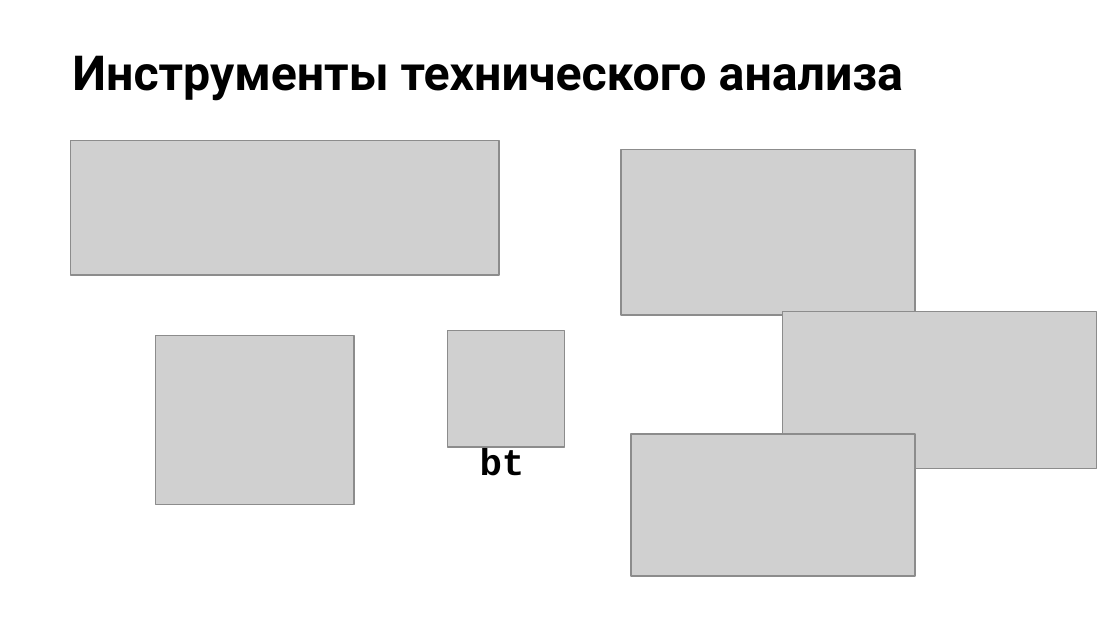
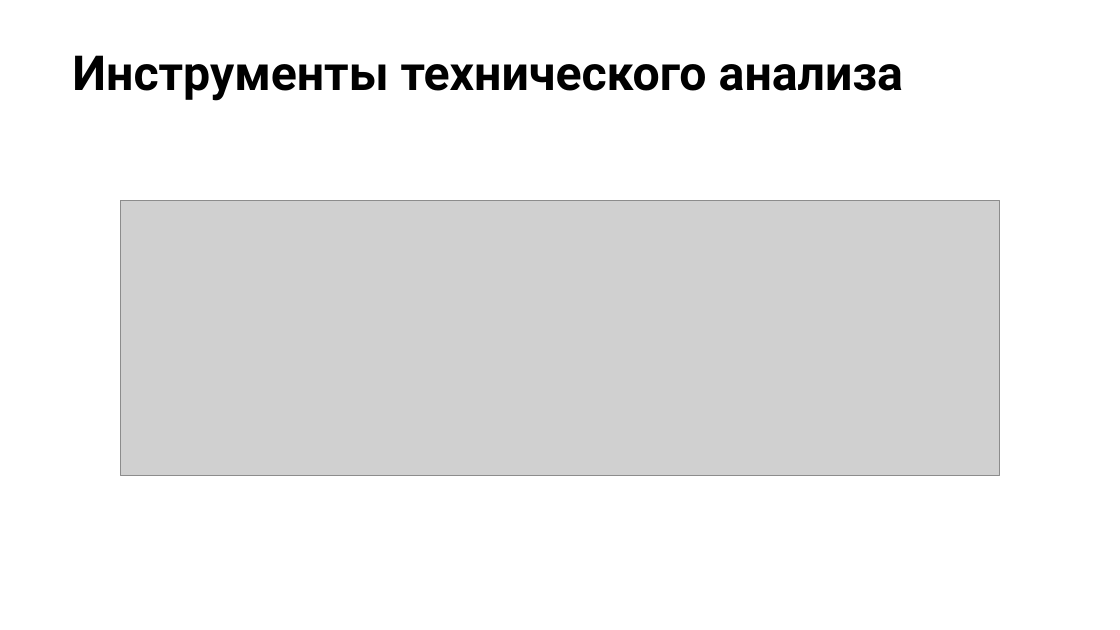
Before and after one commit to stureiko/Otus_lectures, a slide deck: slide 40 of FinML/Open_lesson_graph_patterns/Presentation/Graph_patterns.pptx (slide 36 before the commit). Drawn at 1120x630 pixels with LibreOffice and Linux fonts; fonts in the diff are those of the drawing; grey boxes stand for pictures; background and template pictures are left out. Boxes give left, top, right and bottom in pixels: in the first picture for what was removed or moved away, otherwise in the second. Text is boxed around its words. In the diff, an @@ line names an element or a change of style, - is before the commit and + after.

```diff
--- a/FinML/Open_lesson_graph_patterns/Presentation/Graph_patterns.pptx
+++ b/FinML/Open_lesson_graph_patterns/Presentation/Graph_patterns.pptx
@@ picture removed at <box>620,150,915,316</box> @@
@@ picture: place and size @@
-picture at <box>71,141,500,276</box>
+picture at <box>120,200,999,476</box>
@@ picture removed at <box>783,311,1096,468</box> @@
@@ picture removed at <box>156,336,354,505</box> @@
@@ picture removed at <box>448,330,564,447</box> @@
@@ text removed at <box>480,448,525,476</box> @@
-bt
@@ picture removed at <box>631,433,915,576</box> @@
```
Also in this commit, not shown: 3 other slides changed, 4 slides added, 8 slides removed, 12 other files.
